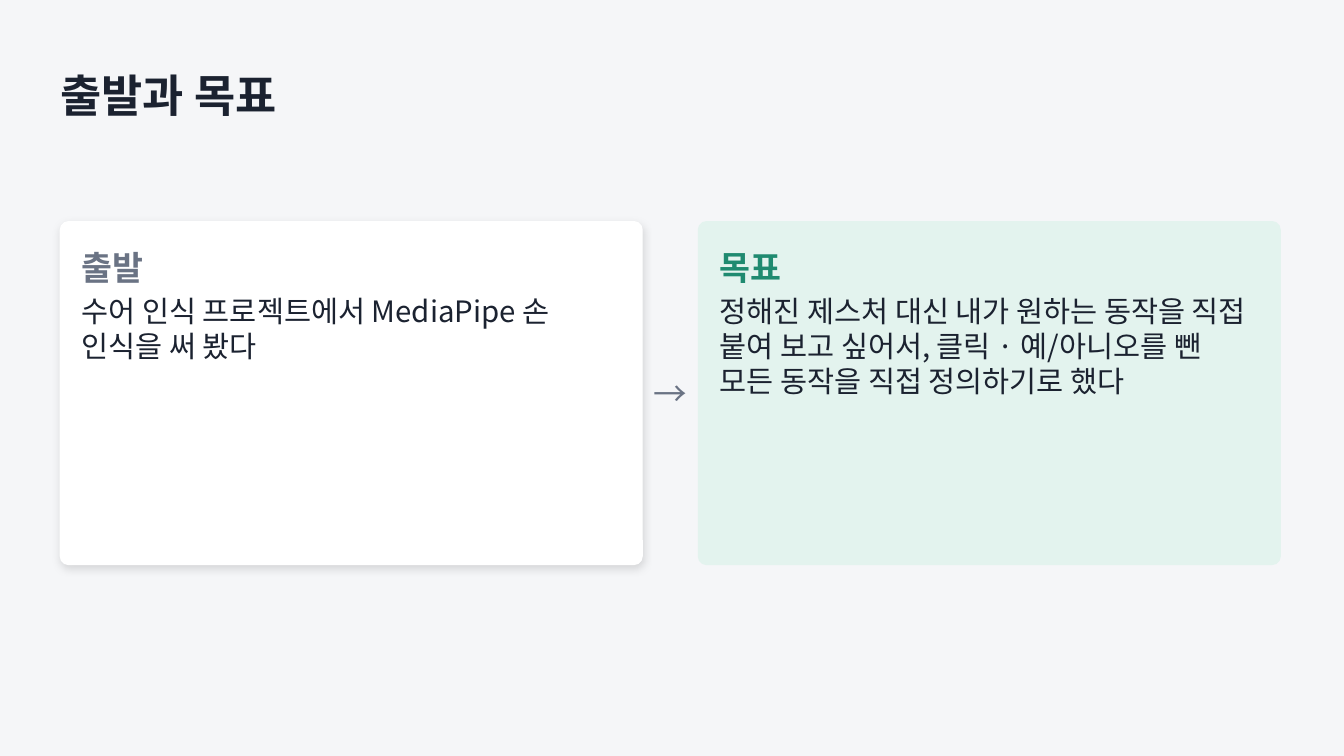
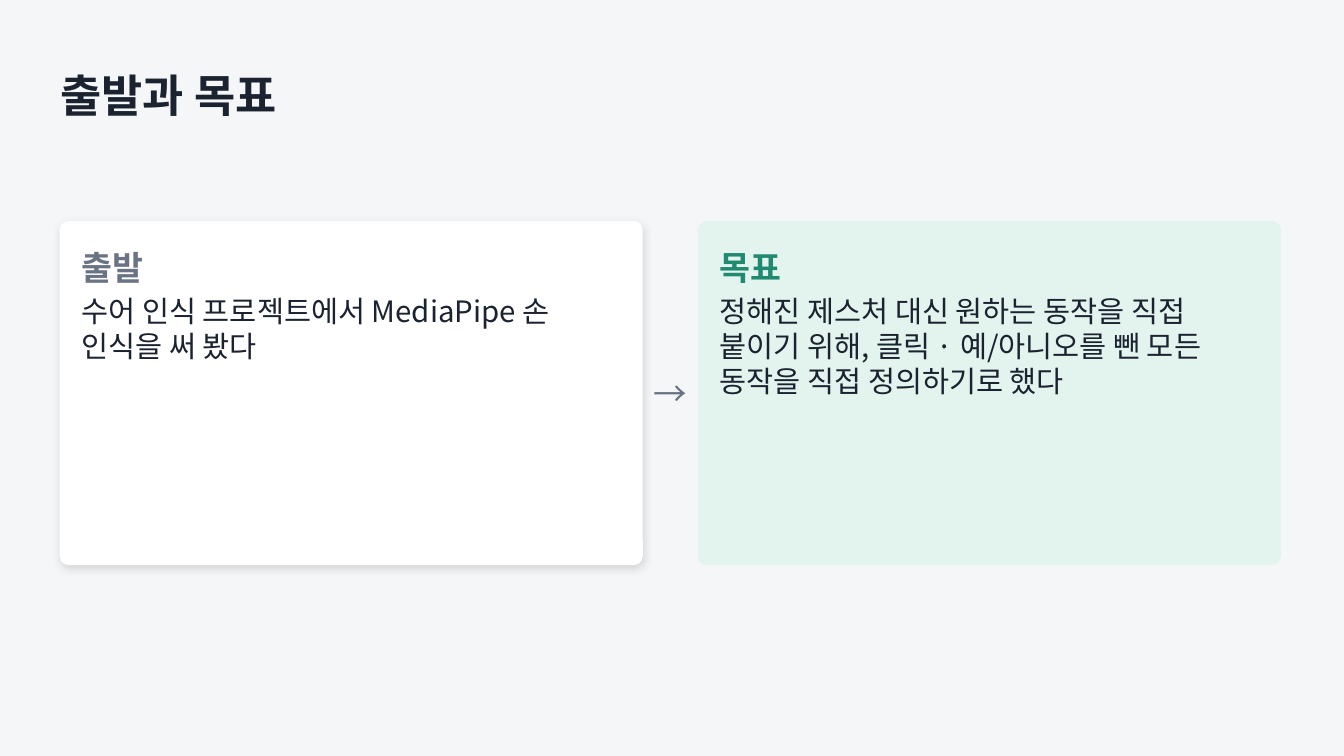
Before and after one commit to JungUH-0/JungPra, a slide deck: slide 2 of pythonpra/myproject/ppt/assistant_process.pptx. Drawn at 1344x756 pixels with LibreOffice and Linux fonts; fonts in the diff are those of the drawing. Boxes give left, top, right and bottom in pixels: in the first picture for what was removed or moved away, otherwise in the second. Text is boxed around its words. In the diff, an @@ line names an element or a change of style, - is before the commit and + after.

```diff
--- a/pythonpra/myproject/ppt/assistant_process.pptx
+++ b/pythonpra/myproject/ppt/assistant_process.pptx
@@ text at box(720, 297, 1201, 395): text changed @@
-정해진 제스처 대신 내가 원하는 동작을 직접 붙여 보고 싶어서, 클릭 · 예/아니오를 뺀 모든 동작을 직접 정의하기로 했다
+정해진 제스처 대신 원하는 동작을 직접 붙이기 위해, 클릭 · 예/아니오를 뺀 모든 동작을 직접 정의하기로 했다
```
Also in this commit, not shown: 5 other slides changed, 1 other file.
